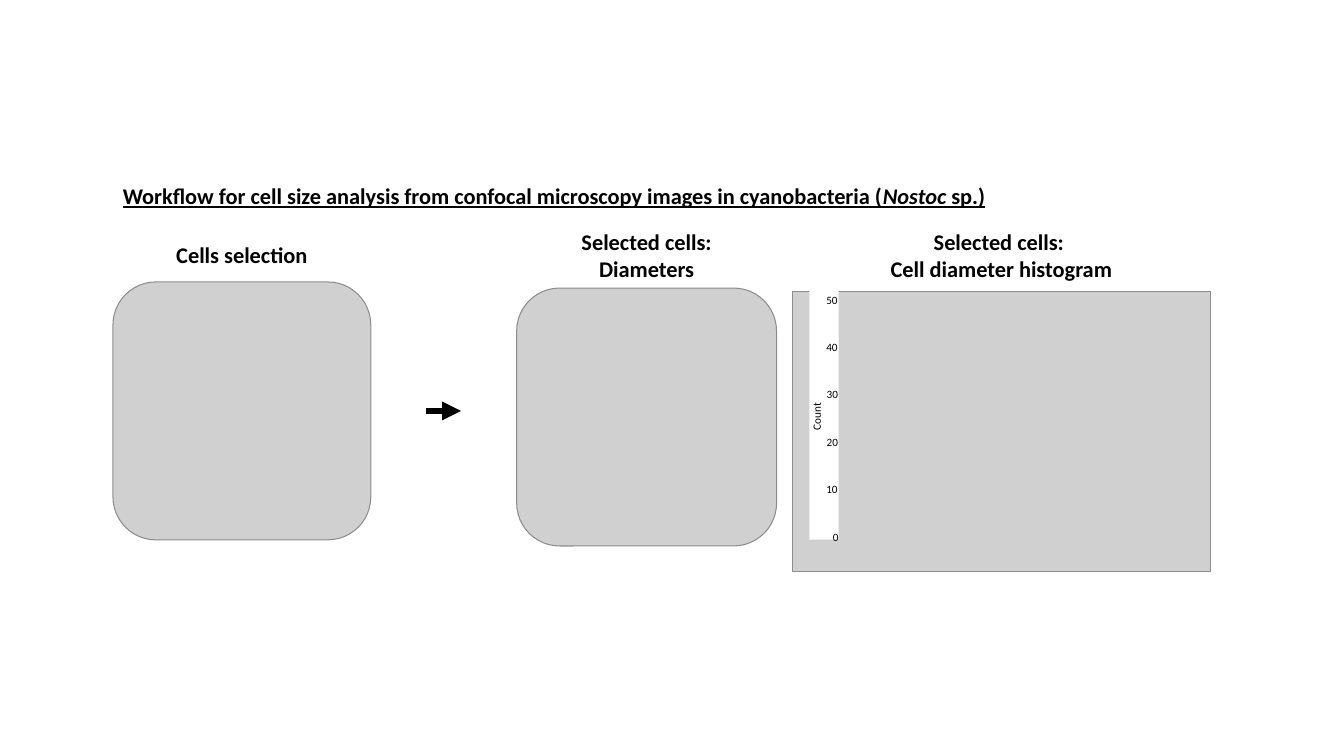
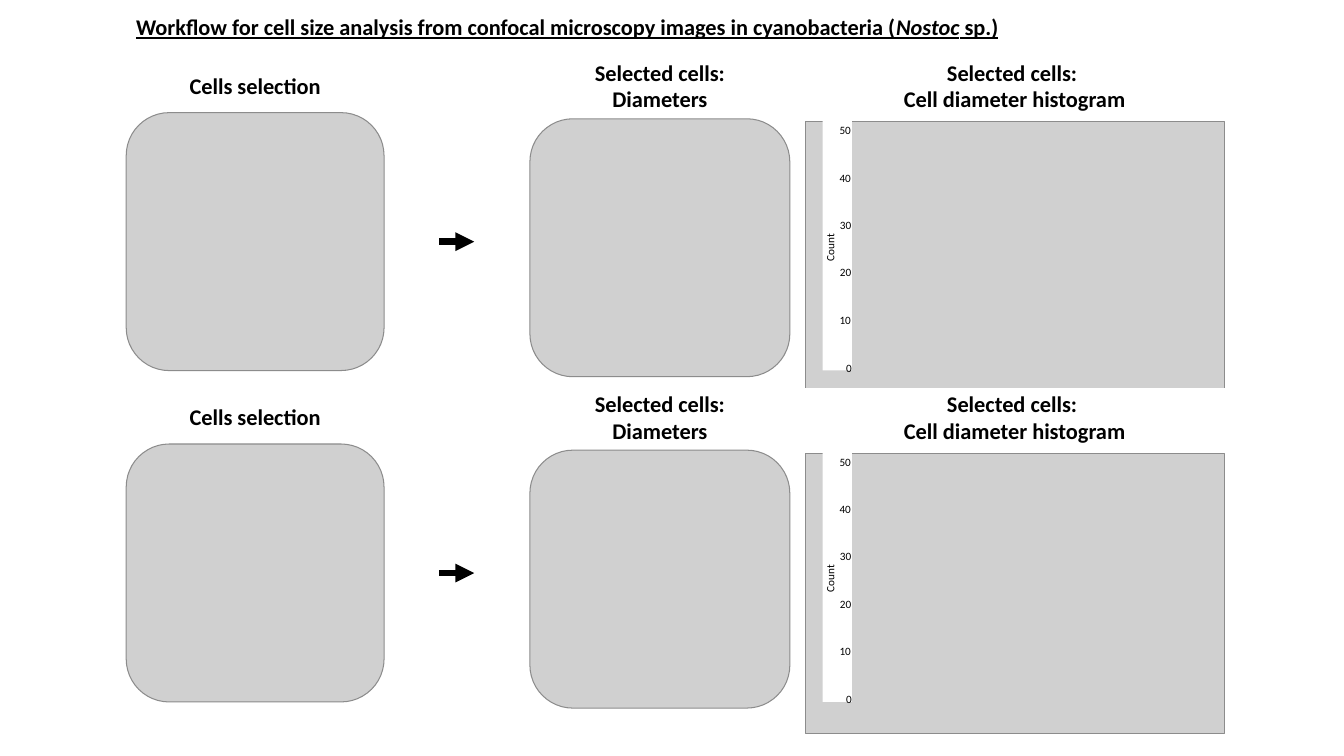
Before and after one commit to Zastupic/cyano-tools, a slide deck: slide 16 of website/static/files/images for website.pptx (slide 15 before the commit). Drawn at 1344x756 pixels with LibreOffice and Linux fonts; fonts in the diff are those of the drawing; grey boxes stand for pictures. Boxes give left, top, right and bottom in pixels: in the first picture for what was removed or moved away, otherwise in the second. Text is boxed around its words. In the diff, an @@ line names an element or a change of style, - is before the commit and + after.

Commit message:
Refactor code structure for improved readability and maintainability (HTML, JS, CSS, updated images, updated example files)

```diff
--- a/website/static/files/images for website.pptx
+++ b/website/static/files/images for website.pptx
@@ 11 texts, 3 pictures, 1 rectangle, 1 arrow: place and size @@
-11 texts, 3 pictures, 1 rectangle, 1 arrow at <box>113,187,1211,572</box>
+11 texts, 3 pictures, 1 rectangle, 1 arrow at <box>126,18,1224,402</box>
@@ group added at <box>105,388,1240,734</box>: 10 texts, 3 pictures, 2 rectangles, 1 arrow @@
+0
+10
+20
+30
+40
+50
+Count
+Selected cells:
+Diameters
+Cells selection
+Selected cells:
+Cell diameter histogram
```
Also in this commit, not shown: 4 other slides changed, 1 slide added, 25 other files.
